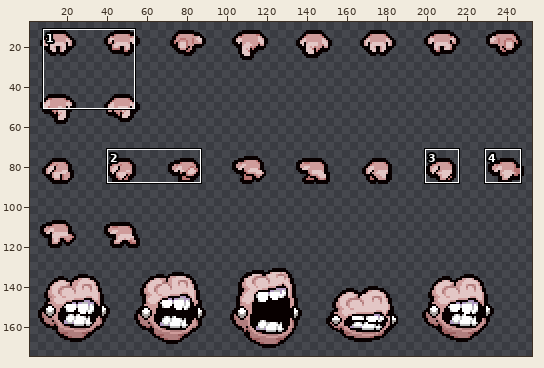
Sprite sheet: resources/gfx/monsters/glutty.png. The picture above shows the old version from afar; the outline marks the close-up.
Close-up. Before:
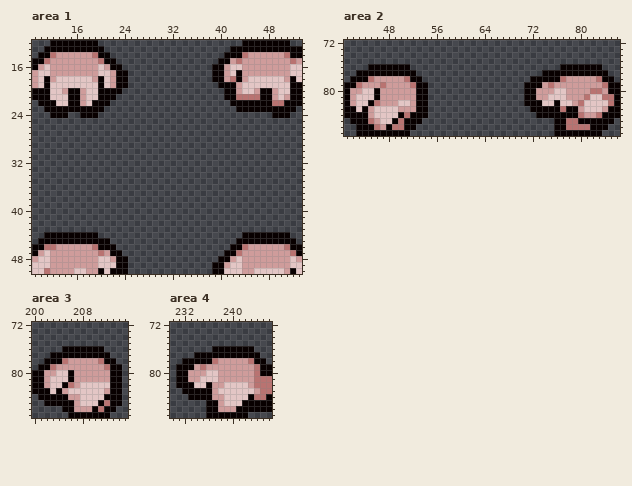
The file is 288x176 pixels. Colours within 5 levels of each other are drawn and written as one. Shown: area 1: x 9..53, y 12..50; area 2: x 41..86, y 72..87; area 3: x 200..215, y 72..87; area 4: x 230..246, y 72..87. The wide view leaves out empty margins. The commit also changed other parts of the picture, which this record leaves out.
Once edited:
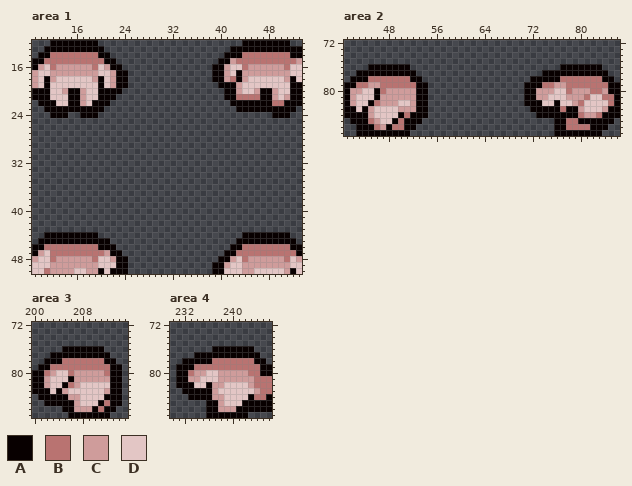
Palette (. is transparent): A #080000  B #b97371  C #cf9c9b  D #e3c6c5
Edits made:
{"where": "area 1"}
{"y":14,"x":13,"old":"CCCCCC","new":"BBBBBB"}
{"y":14,"x":45,"old":"CCCCCC","new":"BBBBBB"}
{"y":15,"x":12,"old":"CCCCCCCC","new":"BBBBBBBB"}
{"y":15,"x":44,"old":"CCCCCCCC","new":"BBBBBBBB"}
{"y":16,"x":12,"old":"C","new":"B"}
{"y":16,"x":19,"old":"C","new":"B"}
{"y":16,"x":44,"old":"C","new":"B"}
{"y":16,"x":51,"old":"C","new":"B"}
{"y":46,"x":13,"old":"CCCCCC","new":"BBBBBB"}
{"y":46,"x":45,"old":"CCCCCC","new":"BBBBBB"}
{"y":47,"x":12,"old":"CCCCCCCC","new":"BBBBBBBB"}
{"y":47,"x":44,"old":"CCCCCCCC","new":"BBBBBBBB"}
{"y":48,"x":12,"old":"C","new":"B"}
{"y":48,"x":19,"old":"C","new":"B"}
{"y":48,"x":44,"old":"C","new":"B"}
{"y":48,"x":51,"old":"C","new":"B"}
{"where": "area 2"}
{"y":78,"x":46,"old":"CCCCC","new":"BBBBB"}
{"y":78,"x":78,"old":"CCCCC","new":"BBBBB"}
{"y":79,"x":44,"old":"C","new":"B"}
{"y":79,"x":48,"old":"CCCC","new":"BBBB"}
{"y":79,"x":74,"old":"C","new":"B"}
{"y":79,"x":78,"old":"CCCCCC","new":"BBBBBB"}
{"y":80,"x":47,"old":"C","new":"B"}
{"y":80,"x":78,"old":"C","new":"B"}
{"where": "area 3"}
{"y":78,"x":206,"old":"CCCCC","new":"BBBBB"}
{"y":79,"x":204,"old":"CCCCCCCC","new":"BBBBBBBB"}
{"y":80,"x":202,"old":"C","new":"B"}
{"y":80,"x":206,"old":"A","new":"B"}
{"y":80,"x":212,"old":"C","new":"B"}
{"where": "area 4"}
{"y":78,"x":238,"old":"CCCCC","new":"BBBBB"}
{"y":79,"x":234,"old":"C","new":"B"}
{"y":79,"x":236,"old":"CCCCCCCC","new":"BBBBBBBB"}
{"y":80,"x":233,"old":"C","new":"B"}
{"y":80,"x":243,"old":"C","new":"B"}
{"label":"changed","picture_box":[50,52,98,70]}
{"label":"changed","picture_box":[242,52,290,70]}
{"label":"changed","picture_box":[50,244,98,262]}
{"label":"changed","picture_box":[242,244,290,262]}
{"label":"changed","picture_box":[362,76,410,94]}
{"label":"changed","picture_box":[542,76,602,94]}
{"label":"changed","picture_box":[44,358,110,376]}
{"label":"changed","picture_box":[188,358,254,376]}
